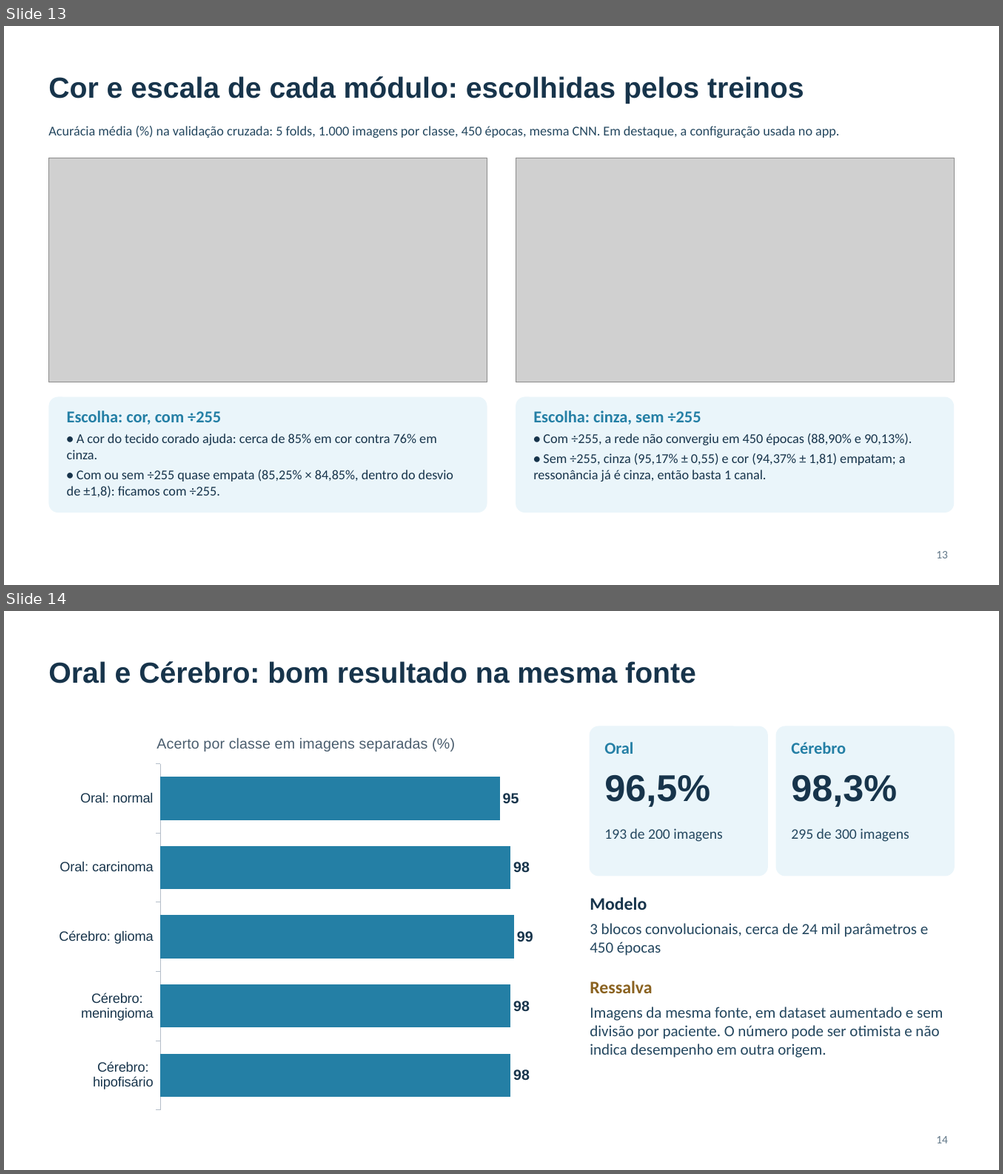
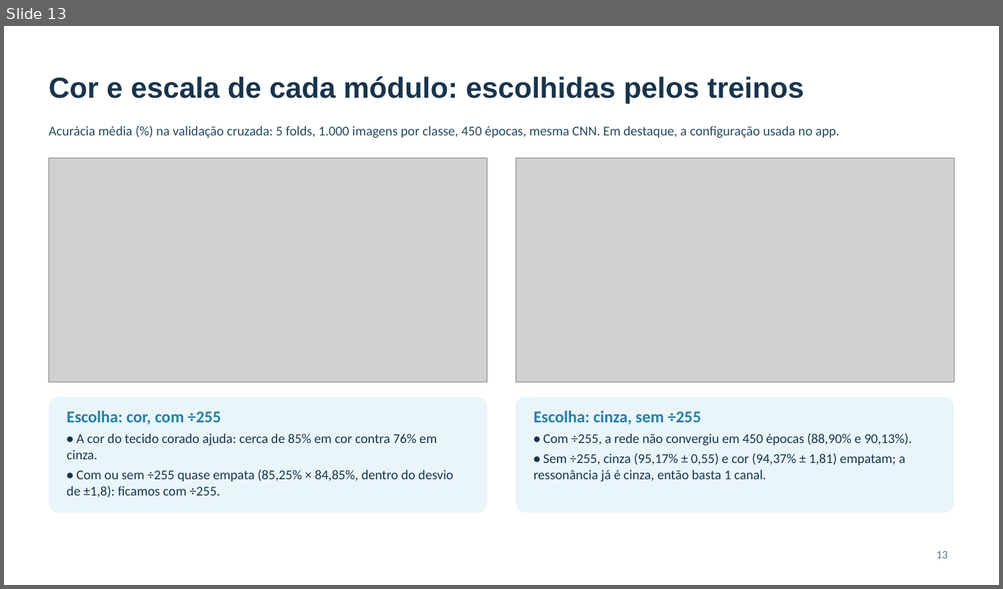
Before and after one commit to joaopgf/PixoraMed, a slide deck: docs/PixoraMed_final_presentation.pptx. Shown one above the other, each under a label of ours: slides 13 and 14 before the commit, slide 13 after it. The pictures are 1003x1174 and 1003x589 pixels, drawn with LibreOffice and Linux fonts; fonts in the diff are those of the drawing; grey boxes stand for pictures; background and template pictures are left out. Boxes give left, top, right and bottom in pixels: in the first picture for what was removed or moved away, otherwise in the second. Text is boxed around its words. In the diff, an @@ line names an element or a change of style, - is before the commit and + after.

```diff
--- a/docs/PixoraMed_final_presentation.pptx
+++ b/docs/PixoraMed_final_presentation.pptx
@@ slide 14 removed at box(4, 611, 999, 1170), background #FFFFFF @@
@@ title removed at box(48, 661, 696, 684) @@
-Oral e Cérebro: bom resultado na mesma fonte
@@ bar chart removed at box(48, 719, 563, 1119) @@
-title "Acerto por classe em imagens separadas (%)"
-categories: Oral: normal, Oral: carcinoma, Cérebro: glioma, Cérebro: meningioma, Cérebro: hipofisário
-Series 1: 95, 98, 99, 98, 98
@@ rounded rectangle removed at box(589, 726, 767, 876) @@
@@ text removed at box(604, 742, 633, 754) @@
-Oral
@@ rounded rectangle removed at box(777, 726, 954, 876) @@
@@ text removed at box(791, 742, 845, 754) @@
-Cérebro
@@ text removed at box(604, 775, 710, 807) @@
-96,5%
@@ text removed at box(791, 775, 896, 807) @@
-98,3%
@@ text removed at box(604, 829, 722, 842) @@
-193 de 200 imagens
@@ text removed at box(791, 829, 908, 842) @@
-295 de 300 imagens
@@ text removed at box(589, 897, 646, 910) @@
-Modelo
@@ text removed at box(589, 923, 928, 956) @@
-3 blocos convolucionais, cerca de 24 mil parâmetros e 450 épocas
@@ text removed at box(589, 981, 652, 994) @@
-Ressalva
@@ text removed at box(589, 1007, 942, 1058) @@
-Imagens da mesma fonte, em dataset aumentado e sem divisão por paciente. O número pode ser otimista e não indica desempenho em outra origem.
@@ page number removed at box(936, 1136, 948, 1144) @@
-14
```
Also in this commit, not shown: 2 slides changed, 2 other slides removed, 5 other files.
